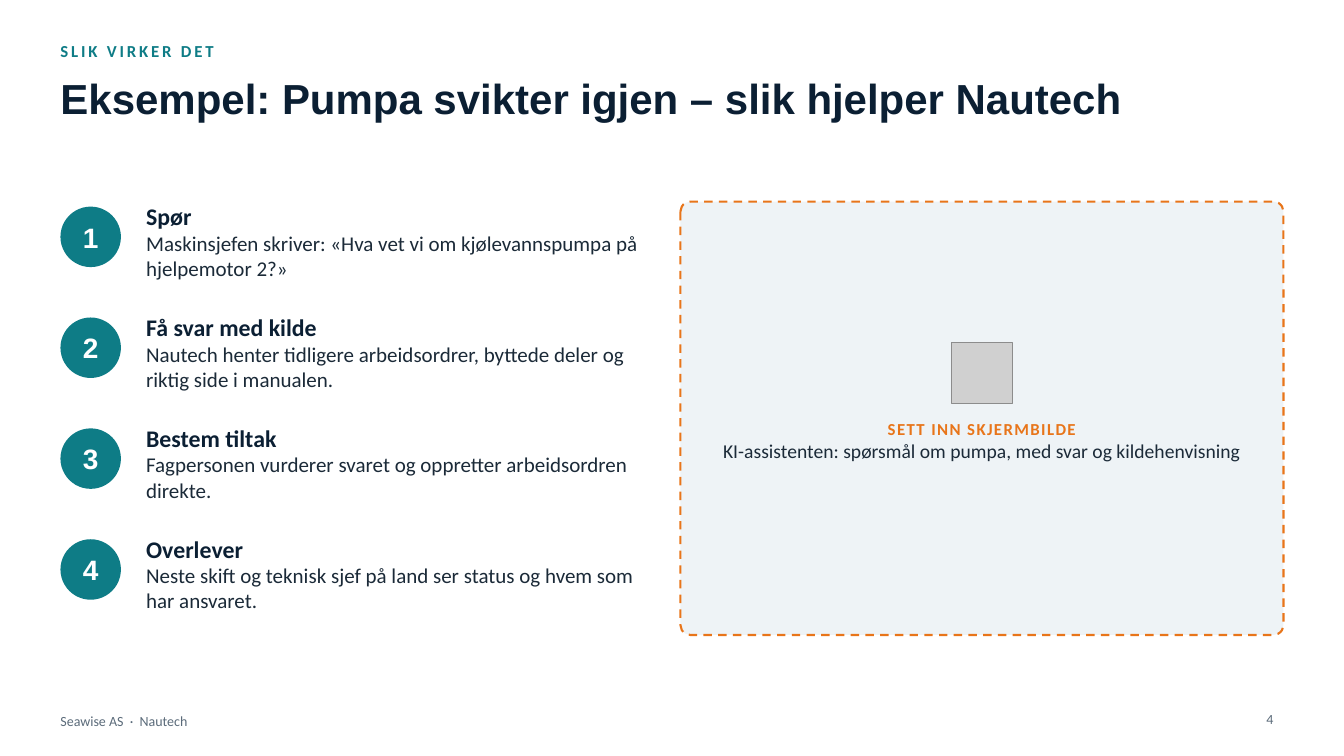
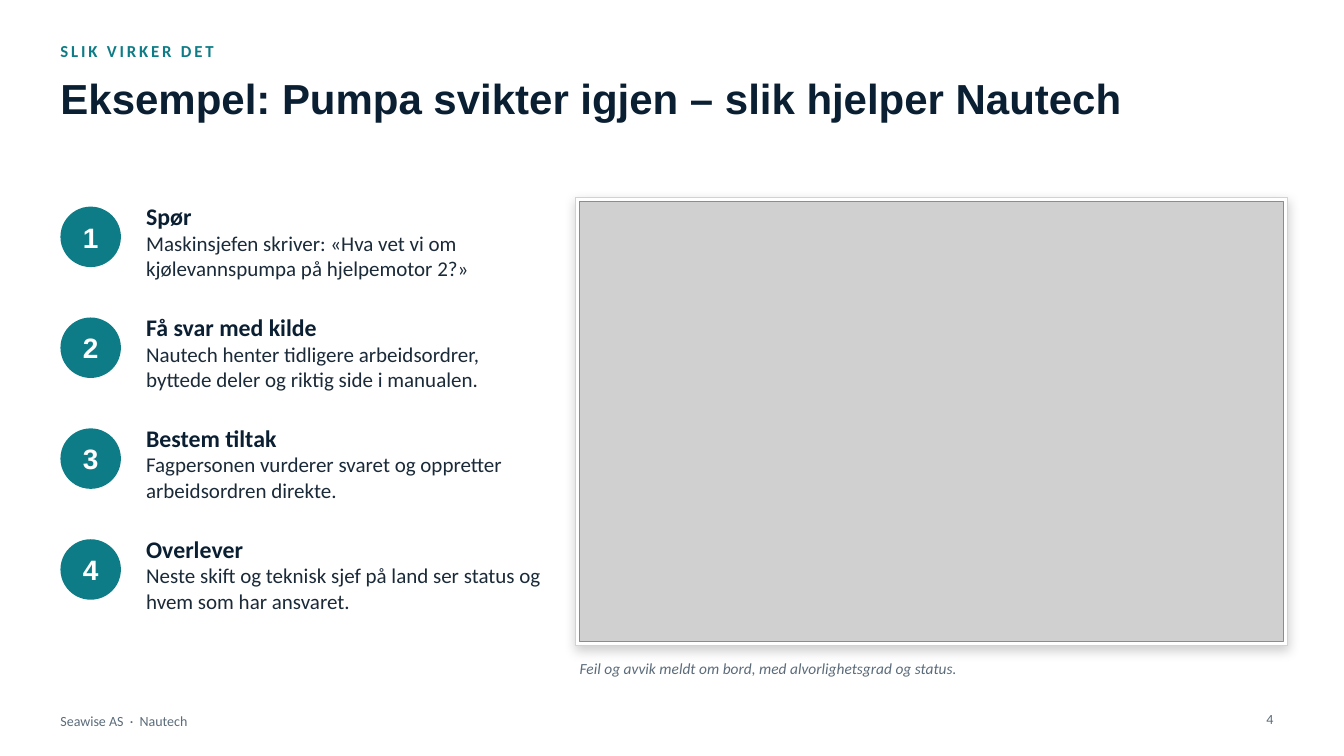
Before and after one commit to akopperstad/Claude, a slide deck: slide 4 of presentasjoner/Nautech - Investorpresentasjon v2.pptx. Drawn at 1344x756 pixels with LibreOffice and Linux fonts; fonts in the diff are those of the drawing; grey boxes stand for pictures. Boxes give left, top, right and bottom in pixels: in the first picture for what was removed or moved away, otherwise in the second. Text is boxed around its words. In the diff, an @@ line names an element or a change of style, - is before the commit and + after.

```diff
--- a/presentasjoner/Nautech - Investorpresentasjon v2.pptx
+++ b/presentasjoner/Nautech - Investorpresentasjon v2.pptx
@@ text "Spør" rewrapped from [146,209,637,280] to [146,209,468,280] @@
@@ rectangle: place and size @@
-rectangle at [681,202,1284,635]
+rectangle at [576,198,1288,645]
@@ rectangle at [576,198,1288,645]: rounded rectangle to rectangle; fill #EEF3F6 to #FFFFFF; outline #E8751A 1.5 pt dashed to #C9D5DE 1 pt; shadow on @@
@@ picture added at [580,202,1284,641] @@
@@ text "Få svar med kilde" rewrapped from [146,318,624,391] to [146,318,479,391] @@
@@ picture removed at [952,343,1012,403] @@
@@ text "Bestem tiltak" rewrapped from [146,430,626,498] to [146,430,501,498] @@
@@ text "Overlever" rewrapped from [146,541,633,608] to [146,541,540,609] @@
@@ text "Feil og avvik meldt om ..." at [580,663,957,677]: vertical alignment top to middle @@
@@ text at [580,663,957,677]: text changed; size 14 to 11 pt; text colour #1B2A38 to #5B6B7A; italic on @@
-SETT INN SKJERMBILDE
-KI-assistenten: spørsmål om pumpa, med svar og kildehenvisning
+Feil og avvik meldt om bord, med alvorlighetsgrad og status.
```
Also in this commit, not shown: 6 other slides changed, 1 slide added, 1 other file.
